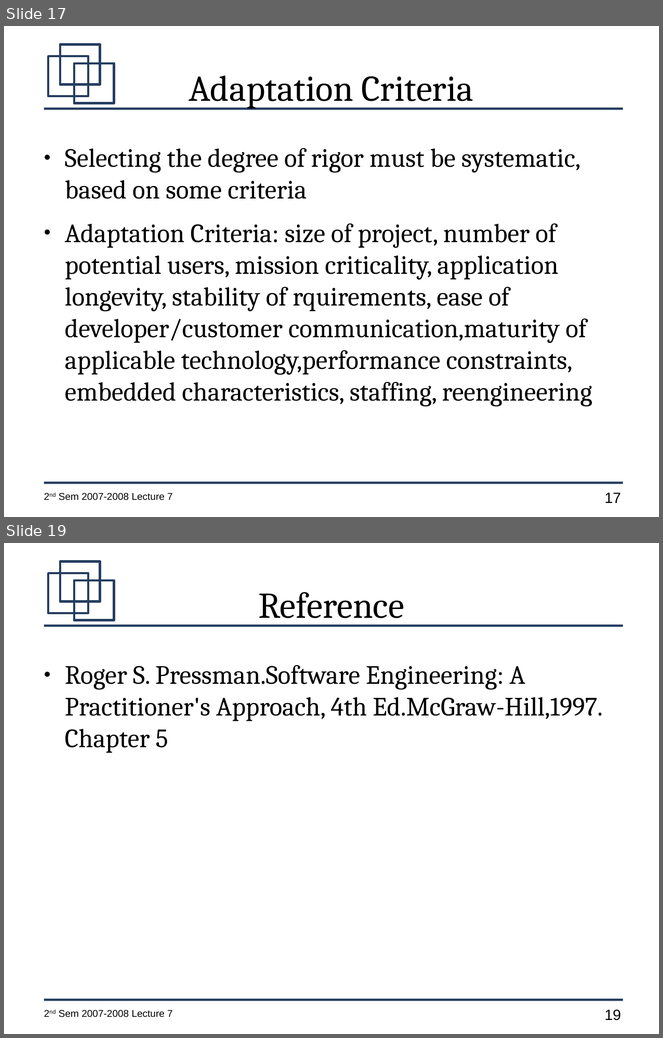
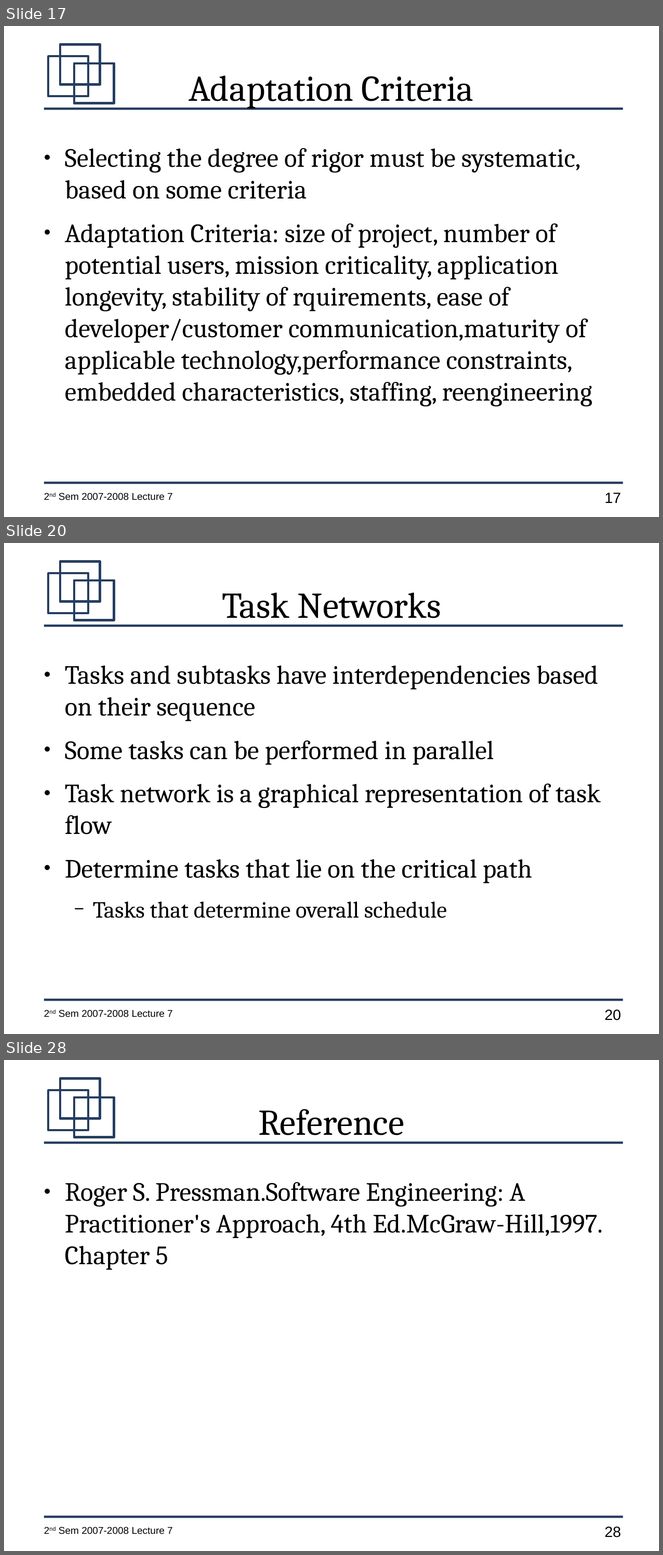
Before and after one commit to jachermocilla/jach-homepage, a slide deck: CMSC128-2nd-Sem-2007-L7.odp. Shown one above the other, each under a label of ours: slides 17 and 19 before the commit, slides 17, 20 and 28 after it; the slides between them are not shown. The pictures are 663x1038 and 663x1555 pixels, drawn with LibreOffice and Linux fonts; fonts in the diff are those of the drawing. Boxes give left, top, right and bottom in pixels: in the first picture for what was removed or moved away, otherwise in the second. Text is boxed around its words. In the diff, an @@ line names an element or a change of style, - is before the commit and + after.

```diff
--- a/CMSC128-2nd-Sem-2007-L7.odp
+++ b/CMSC128-2nd-Sem-2007-L7.odp
@@ slide 20 added at <box>4,543,659,1034</box>, background #FFFFFF; not listed: 7 template elements that a slide beside it also shows @@
@@ title added at <box>222,592,441,626</box>, 44 pt, text #000000 @@
+Task Networks
@@ text added at <box>65,665,601,918</box>, 32 pt, text #000000 @@
+● Tasks and subtasks have interdependencies based on their sequence
+● Some tasks can be performed in parallel
+● Task network is a graphical representation of task flow
+● Determine tasks that lie on the critical path
+  − Tasks that determine overall schedule
@@ what was slide 19 is now slide 28 @@
@@ page number at <box>605,1527,621,1538</box>: text changed @@
-19
+28
```
Also in this commit, not shown: 9 other slides added, 1 slide removed.
